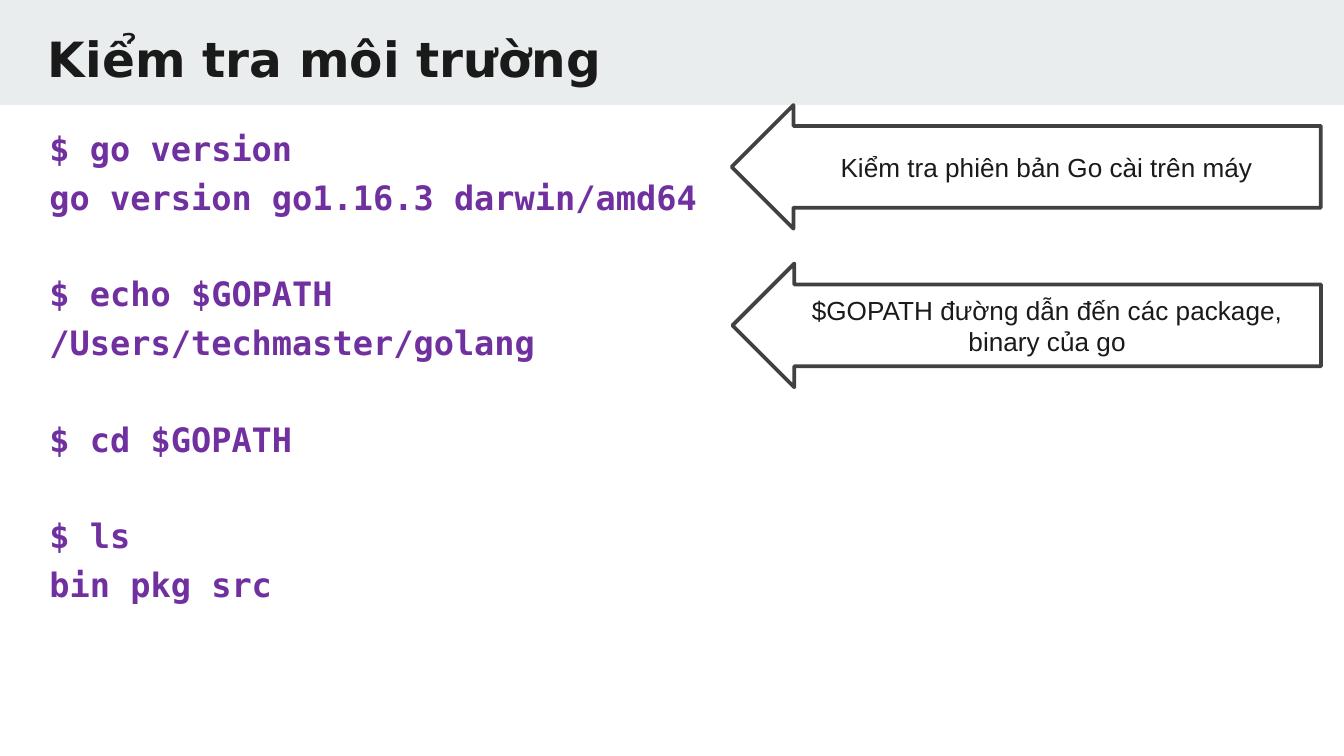
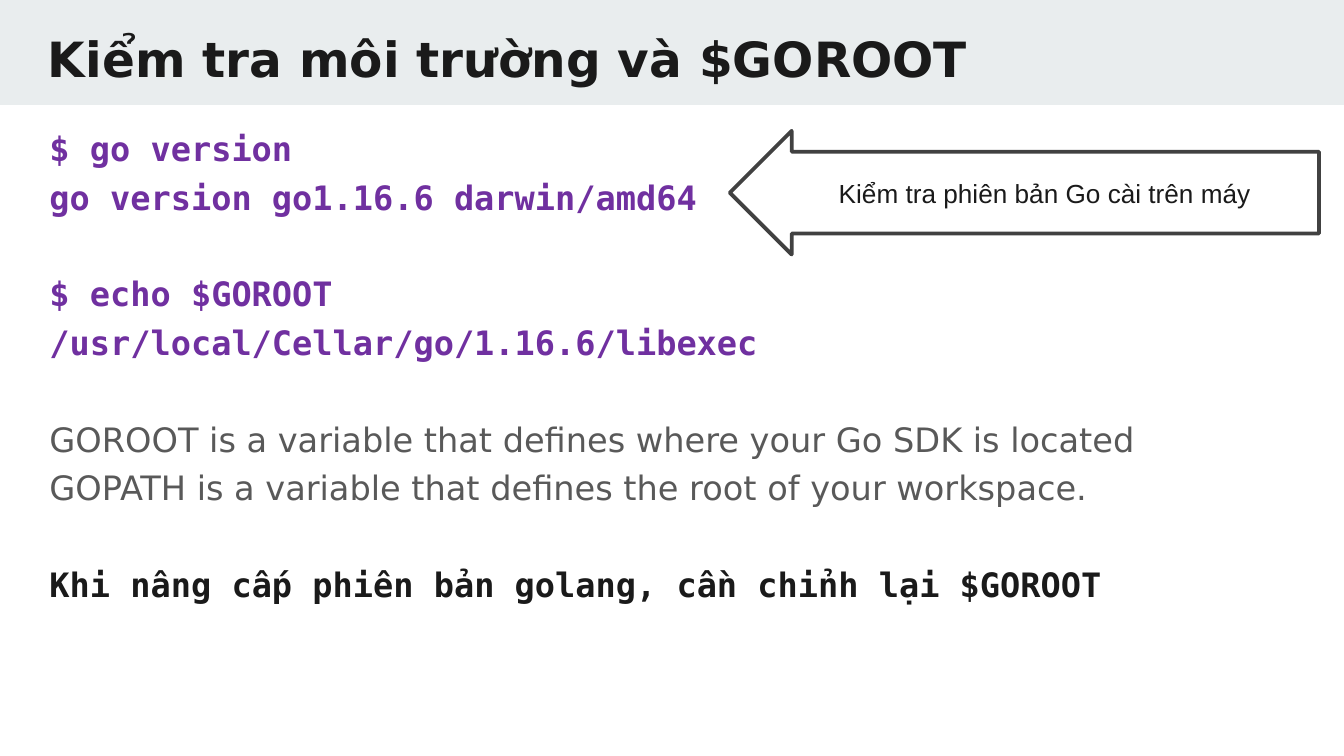
Before and after one commit to TechMaster/golang, a slide deck: slide 8 of slides/GolangBasic1.pptx (slide 9 before the commit). Drawn at 1344x756 pixels with LibreOffice and Linux fonts; fonts in the diff are those of the drawing. Boxes give left, top, right and bottom in pixels: in the first picture for what was removed or moved away, otherwise in the second. Text is boxed around its words. In the diff, an @@ line names an element or a change of style, - is before the commit and + after.

```diff
--- a/slides/GolangBasic1.pptx
+++ b/slides/GolangBasic1.pptx
@@ title at (48,38,967,88): text changed @@
-Kiểm tra môi trường
+Kiểm tra môi trường và $GOROOT
@@ left arrow "Kiểm tra phiên bản Go ...": place and size @@
-left arrow "Kiểm tra phiên bản Go ..." at (731,105,1320,228)
+left arrow "Kiểm tra phiên bản Go ..." at (730,130,1318,254)
@@ text at (49,182,1134,604): text changed; text colour #7030A0 to #595959 @@
-go version go1.16.3 darwin/amd64
-$ echo $GOPATH
-/Users/techmaster/golang
-$ cd $GOPATH
-$ ls
-bin pkg src
+go version go1.16.6 darwin/amd64
+$ echo $GOROOT
+/usr/local/Cellar/go/1.16.6/libexec
+GOROOT is a variable that defines where your Go SDK is located
+GOPATH is a variable that defines the root of your workspace.
+Khi nâng cấp phiên bản golang, cần chỉnh lại $GOROOT
@@ left arrow removed at (732,263,1321,387) @@
-$GOPATH đường dẫn đến các package, binary của go
```
Also in this commit, not shown: 7 other slides changed, 5 slides added, 2 slides removed, 44 other files.
